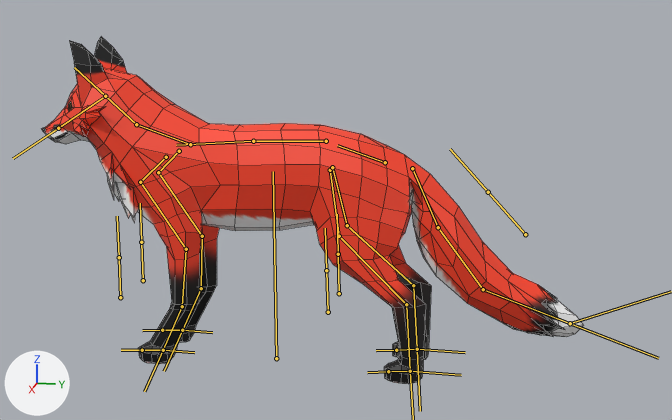
An edit to the FBX model Assets/Resources/Animal/Mesh/Fox.fbx, drawn before and after from the same camera.
Both versions are drawn from a 50 mm camera at (3.91, 1.06, 1.7) aimed at (-0.03, 0.28, 0.72). The axes (+X, +Y, +Z) are drawn at lower left. The lights are the same throughout. Both versions are drawn at frame 1 of the action 'MainSkeleton|Run'; the numbers are the values there. The bones that bend it are drawn over the model as lines. Mesh edges are drawn as thin lines.

Names of what the first picture shows: 'Fox'.
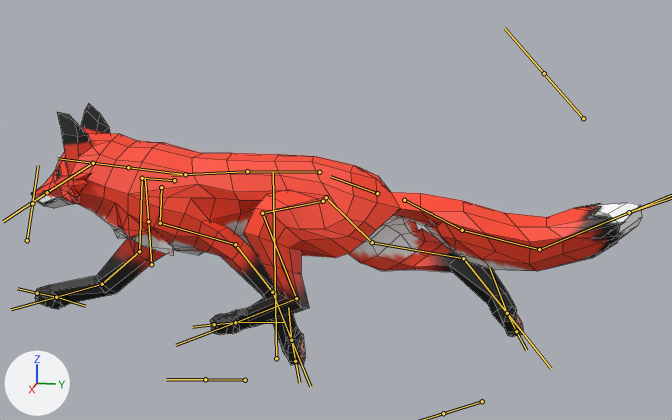
What differs and where, as boxes [x1, y1, x2, y2] in the pictures (672 x 420 px):
'Fox', posed (13% wider, 24% shorter)
    before: [42, 37, 584, 384]
    after: [31, 103, 641, 365]
bone 'Root_Bone', root to tip
    before: (385, 162) to (337, 145)
    after: (377, 193) to (330, 176)
bone 'Neck_1', root to tip
    before: (190, 144) to (136, 124)
    after: (185, 174) to (128, 167)
bone 'Neck_2', root to tip
    before: (136, 124) to (105, 96)
    after: (128, 167) to (93, 163)
bone 'Scapula_L', root to tip
    before: (166, 157) to (140, 182)
    after: (161, 187) to (160, 223)
bone 'Scapula_R', root to tip
    before: (179, 151) to (158, 172)
    after: (174, 180) to (142, 178)
bone 'Humerus_R', root to tip
    before: (158, 172) to (202, 236)
    after: (142, 178) to (139, 251)
bone 'Ulna_R', root to tip
    before: (202, 236) to (201, 288)
    after: (139, 251) to (102, 284)
bone 'Hip_L', root to tip
    before: (330, 170) to (339, 236)
    after: (323, 201) to (262, 213)
bone 'Shin_L', root to tip
    before: (339, 236) to (406, 304)
    after: (262, 213) to (296, 298)
bone 'Foot_Back_L', root to tip
    before: (406, 304) to (410, 371)
    after: (296, 298) to (235, 322)
bone 'Hip_R', root to tip
    before: (332, 167) to (347, 225)
    after: (326, 197) to (372, 242)
bone 'Teil_Beginn', root to tip
    before: (412, 168) to (438, 227)
    after: (404, 200) to (462, 230)
bone 'Teil_Middle', root to tip
    before: (438, 227) to (483, 289)
    after: (462, 230) to (539, 249)
bone 'End_Teil', root to tip
    before: (483, 289) to (570, 323)
    after: (539, 249) to (629, 212)
bone 'Controller_Head', root to tip
    before: (105, 96) to (107, 95)
    after: (92, 163) to (94, 161)
bone 'Controller_Front_L', root to tip
    before: (163, 350) to (194, 352)
    after: (291, 340) to (288, 307)
bone 'Controller_Back_L', root to tip
    before: (410, 371) to (461, 375)
    after: (235, 322) to (285, 322)
bone 'Managing_Front_R', root to tip
    before: (182, 330) to (212, 332)
    after: (56, 297) to (85, 306)
bone 'Controller_Back_R', root to tip
    before: (417, 349) to (465, 352)
    after: (507, 313) to (489, 267)

The change, as a list of edits to the scene's bpy script:
```text
Change bone_root_bone:
    where bone_root_bone = bpy.data.objects['MainSkeleton'].pose.bones['Root_Bone']  # child of 'Bone'
    bone_root_bone.location: (0.0, 0.0, 0.0) -> (-0.009, -0.013, 0.143)
Change bone_neck_1:
    where bone_neck_1 = bpy.data.objects['MainSkeleton'].pose.bones['Neck_1']  # child of 'Thoracic'
    bone_neck_1.rotation_quaternion: (1.0, 0.0, 0.0, 0.0) -> (0.992, 0.124, 0.003, 0.025)  # degrees (0, 0, 0) -> degrees (14, 0, 3)
Change bone_neck_2:
    where bone_neck_2 = bpy.data.objects['MainSkeleton'].pose.bones['Neck_2']  # child of 'Neck_1'
    bone_neck_2.rotation_quaternion: (1.0, 0.0, 0.0, 0.0) -> (0.979, 0.202, 0.004, -0.032)  # degrees (0, 0, 0) -> degrees (23, 1, -4)
Change bone_scapula_l:
    where bone_scapula_l = bpy.data.objects['MainSkeleton'].pose.bones['Scapula_L']  # child of 'Thoracic'
    bone_scapula_l.rotation_quaternion: (1.0, -0.001, 0.005, 0.004) -> (0.926, 0.355, 0.061, 0.113)  # degrees (0, 1, 0) -> degrees (42, 2, 15)
Change bone_scapula_r:
    where bone_scapula_r = bpy.data.objects['MainSkeleton'].pose.bones['Scapula_R']  # child of 'Thoracic'
    bone_scapula_r.rotation_quaternion: (1.0, -0.001, -0.005, -0.004) -> (0.926, -0.374, 0.038, 0.02)  # degrees (0, -1, 0) -> degrees (-44, 5, 0)
Change bone_humerus_r:
    where bone_humerus_r = bpy.data.objects['MainSkeleton'].pose.bones['Humerus_R']  # child of 'Scapula_R'
    bone_humerus_r.rotation_quaternion: (1.0, 0.0, 0.0, 0.0) -> (0.999, 0.04, -0.001, -0.004)  # degrees (0, 0, 0) -> degrees (5, 0, 0)
Change bone_ulna_r:
    where bone_ulna_r = bpy.data.objects['MainSkeleton'].pose.bones['Ulna_R']  # child of 'Humerus_R'
    bone_ulna_r.rotation_quaternion: (1.0, 0.0, 0.0, 0.0) -> (0.999, -0.041, 0.002, 0.0)  # degrees (0, 0, 0) -> degrees (-5, 0, 0)
Change bone_hip_l:
    where bone_hip_l = bpy.data.objects['MainSkeleton'].pose.bones['Hip_L']  # child of 'Root_Bone'
    bone_hip_l.rotation_quaternion: (1.0, -0.002, 0.018, 0.004) -> (0.688, -0.645, -0.238, -0.233)  # degrees (0, 2, 0) -> degrees (-86, -39, -1)
Change bone_shin_l:
    where bone_shin_l = bpy.data.objects['MainSkeleton'].pose.bones['Shin_L']  # child of 'Hip_L'
    bone_shin_l.rotation_quaternion: (1.0, 0.0, 0.0, 0.0) -> (0.83, 0.527, 0.05, 0.174)  # degrees (0, 0, 0) -> degrees (64, -6, 20)
Change bone_foot_back_l:
    where bone_foot_back_l = bpy.data.objects['MainSkeleton'].pose.bones['Foot_Back_L']  # child of 'Shin_L'
    bone_foot_back_l.rotation_quaternion: (1.0, 0.0, 0.0, 0.0) -> (0.933, -0.334, 0.003, 0.135)  # degrees (0, 0, 0) -> degrees (-39, 6, 15)
Change bone_hip_r:
    where bone_hip_r = bpy.data.objects['MainSkeleton'].pose.bones['Hip_R']  # child of 'Root_Bone'
    bone_hip_r.rotation_quaternion: (1.0, -0.002, -0.018, -0.004) -> (0.945, 0.286, -0.132, -0.089)  # degrees (0, -2, 0) -> degrees (35, -11, -14)
Change bone_teil_beginn:
    where bone_teil_beginn = bpy.data.objects['MainSkeleton'].pose.bones['Teil_Beginn']  # child of 'Root_Bone'
    bone_teil_beginn.rotation_quaternion: (1.0, 0.0, 0.003, 0.001) -> (0.94, 0.34, 0.016, -0.002)  # degrees (0, 0, 0) -> degrees (40, 2, 0)
Change bone_teil_middle:
    where bone_teil_middle = bpy.data.objects['MainSkeleton'].pose.bones['Teil_Middle']  # child of 'Teil_Beginn'
    bone_teil_middle.rotation_quaternion: (1.0, 0.0, 0.0, 0.0) -> (1.0, 0.014, 0.0, 0.0)  # degrees (0, 0, 0) -> degrees (2, 0, 0)
Change bone_end_teil:
    where bone_end_teil = bpy.data.objects['MainSkeleton'].pose.bones['End_Teil']  # child of 'Teil_Middle'
    bone_end_teil.rotation_quaternion: (1.0, 0.0, 0.0, 0.0) -> (0.999, 0.042, 0.0, 0.0)  # degrees (0, 0, 0) -> degrees (5, 0, 0)
Change bone_controller_head:
    where bone_controller_head = bpy.data.objects['MainSkeleton'].pose.bones['Controller_Head']  # child of 'Bone'
    bone_controller_head.location: (0.0, 0.0, 0.0) -> (-0.018, -0.273, -0.181)
Change bone_controller_front_l:
    where bone_controller_front_l = bpy.data.objects['MainSkeleton'].pose.bones['Controller_Front_L']  # child of 'Bone'
    bone_controller_front_l.location: (0.0, 0.0, 0.0) -> (-0.048, 0.599, 0.08)
    bone_controller_front_l.rotation_quaternion: (1.0, 0.0, 0.0, 0.0) -> (0.674, 0.739, 0.0, 0.013)  # degrees (0, 0, 0) -> degrees (95, -1, 1)
Change bone_controller_back_l:
    where bone_controller_back_l = bpy.data.objects['MainSkeleton'].pose.bones['Controller_Back_L']  # child of 'Bone'
    bone_controller_back_l.location: (0.0, 0.0, 0.0) -> (0.047, -0.775, 0.191)
    bone_controller_back_l.rotation_quaternion: (1.0, 0.0, 0.0, 0.0) -> (0.995, -0.001, 0.001, 0.103)  # degrees (0, 0, 0) -> degrees (0, 0, 12)
Change bone_managing_front_r:
    where bone_managing_front_r = bpy.data.objects['MainSkeleton'].pose.bones['Managing_Front_R']  # child of 'Bone'
    bone_managing_front_r.location: (0.0, 0.0, 0.0) -> (0.066, -0.619, 0.145)
    bone_managing_front_r.rotation_quaternion: (1.0, 0.0, 0.0, 0.0) -> (0.994, -0.111, 0.0, 0.002)  # degrees (0, 0, 0) -> degrees (-13, 0, 0)
Change bone_controller_back_r:
    where bone_controller_back_r = bpy.data.objects['MainSkeleton'].pose.bones['Controller_Back_R']  # child of 'Bone'
    bone_controller_back_r.location: (0.0, 0.0, 0.0) -> (0.067, 0.404, 0.227)
    bone_controller_back_r.rotation_quaternion: (1.0, 0.0, 0.0, 0.0) -> (0.56, 0.828, 0.0, 0.0)  # degrees (0, 0, 0) -> degrees (112, 0, 0)
Change bone_controller_teil:
    where bone_controller_teil = bpy.data.objects['MainSkeleton'].pose.bones['Controller_Teil']  # child of 'Bone'
    bone_controller_teil.location: (0.0, 0.0, 0.0) -> (0.015, 0.388, 0.382)
```
